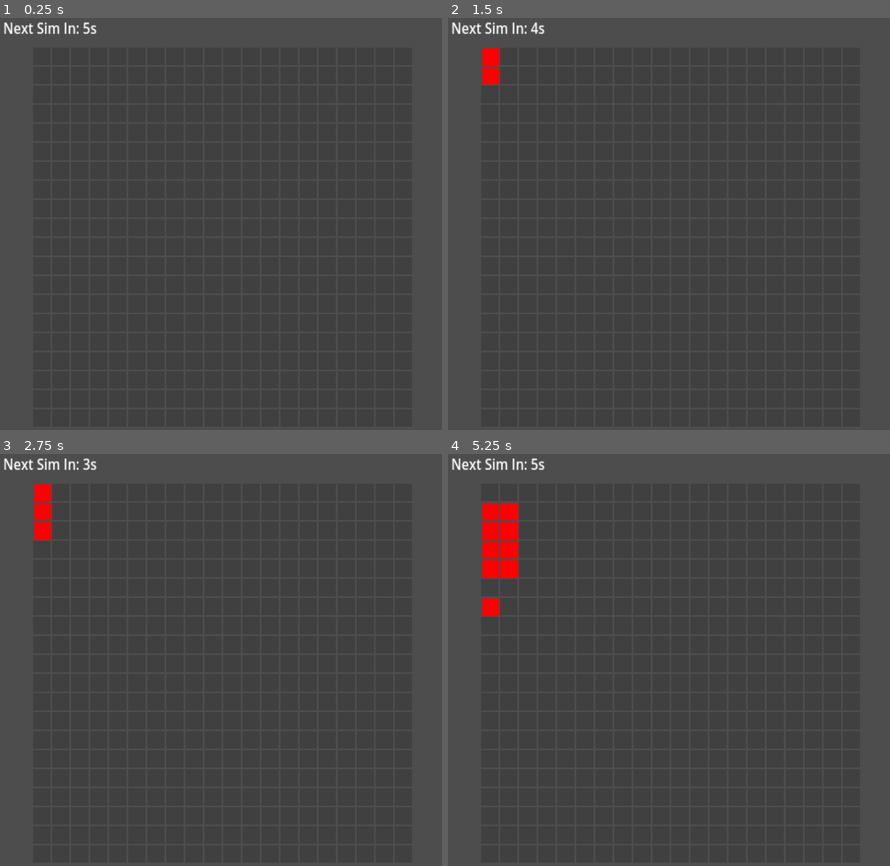
Above: before the commit, frames 1-4 (two rows, left to right).
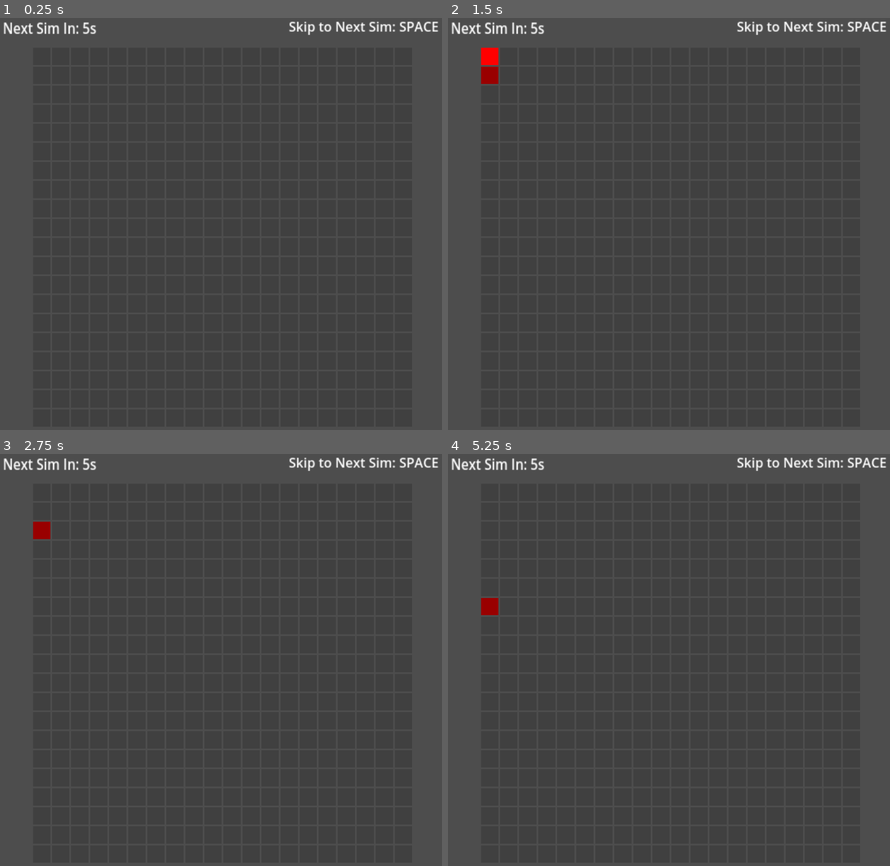
Above: after the commit, the same moments.

Repository: cyberneel/life-defense
Game: Godot game, scene res://scenes/game_scene.tscn
Two runs of this game, one before a commit and one after it. Both use one fixed random seed, a clock stepped at 60 frames per second and the inputs below.
Inputs (mouse positions are in pixels of both pictures, inside the frame that each line leads up to):
- Up to frame 1 (0.25 s): no input
- Up to frame 2 (1.5 s): tap Enter at 0.5 s; move the mouse to (487, 55) at 0.52 s; hold Space (next_sim_step, bound only after the commit) 0.53-1.28 s; click (487, 55) at 0.67 s; move the mouse to (487, 75) at 1.27 s; click (487, 75) at 1.35 s
- Up to frame 3 (2.75 s): tap Space (next_sim_step, bound only after the commit) at 1.55, 2 s; move the mouse to (39, 532) at 2.02 s; hold Space (next_sim_step, bound only after the commit) from 2.03 s (still down); click (39, 532) at 2.17 s
- Up to frame 4 (5.25 s): tap Enter at 2.75, 4.25 s; move the mouse to (487, 548) at 2.77 s; release Space (next_sim_step, bound only after the commit) at 2.78 s; tap Space (next_sim_step, bound only after the commit) at 2.85, 3.5, 3.8, 4.35, 5 s; click (487, 548) at 2.92 s; move the mouse to (487, 569) at 3.52 s; press the mouse at (487, 569) at 3.53 s; move the mouse to (487, 585) at 4.27 s; release the mouse at (487, 585) at 4.28 s; click (487, 585) at 4.42 s; move the mouse to (487, 606) at 5.02 s; hold Space (next_sim_step, bound only after the commit) from 5.03 s (still down); click (487, 606) at 5.17 s

The runs differ from the first frame. In frame 1, 0.6% of the frame differs, in the area x 0-100%, y 0-5%; in frame 2, 0.8%; in frame 3, 1.1%; in frame 4, 2.1%, in the area x 0-100%, y 0-40%.

Commit message:
Added hover shading to blocks and skip to next sim step feature

Diff:
--- a/project.godot
+++ b/project.godot
@@ -37,6 +37,11 @@
 "events": [Object(InputEventMouseButton,"resource_local_to_scene":false,"resource_name":"","device":-1,"window_id":0,"a …(253 unchanged characters)…
 ]
 }
+next_sim_step={
+"deadzone": 0.5,
+"events": [Object(InputEventKey,"resource_local_to_scene":false,"resource_name":"","device":0,"window_id":0,"alt_pressed":false,"shift_pressed":false,"ctrl_pressed":false,"meta_pressed":false,"pressed":false,"keycode":0,"physical_keycode":32,"key_label":0,"unicode":0,"location":0,"echo":false,"script":null)
+]
+}
 
 [rendering]
 
--- a/scenes/game_scene.tscn
+++ b/scenes/game_scene.tscn
@@ -20,18 +20,28 @@
 anchor_top = 0.5
 anchor_right = 0.5
 anchor_bottom = 0.5
-offset_left = 11.0
-offset_top = 8.00006
-offset_right = 269.0
-offset_bottom = 31.0001
+offset_left = 10.0
+offset_top = 8.0
+offset_right = 312.0
+offset_bottom = 31.0
 grow_horizontal = 2
 grow_vertical = 2
 scale = Vector2(2.36303, 2.72768)
-size_flags_horizontal = 4
-size_flags_vertical = 4
 
 [node name="Sim Step Timer Text" type="Label" parent="MarginContainer"]
 layout_mode = 2
 text = "Next Sim in: 5s"
 
+[node name="MarginContainer2" type="MarginContainer" parent="."]
+offset_left = 557.0
+offset_top = 8.0
+offset_right = 859.0
+offset_bottom = 31.0
+scale = Vector2(2.363, 2.363)
+
+[node name="Label" type="Label" parent="MarginContainer2"]
+layout_mode = 2
+text = "Skip to Next Sim: SPACE"
+horizontal_alignment = 2
+
 [connection signal="timeout" from="Grid Spawner/Simulate Next Step" to="Grid Spawner" method="_on_simulate_next_step"]
--- a/scenes/presets/grid_block.tscn
+++ b/scenes/presets/grid_block.tscn
@@ -17,3 +17,5 @@
 shape = SubResource("RectangleShape2D_xnes3")
 
 [connection signal="input_event" from="Area2D" to="Area2D" method="_on_input_event"]
+[connection signal="mouse_entered" from="Area2D" to="Area2D" method="_on_mouse_entered"]
+[connection signal="mouse_exited" from="Area2D" to="Area2D" method="_on_mouse_exited"]
--- a/scripts/grid_block.gd
+++ b/scripts/grid_block.gd
@@ -3,11 +3,14 @@
 @export_category("Grid Block")
 @export var alive_color: Color = Color(1, 0, 0)
 @export var dead_color: Color = Color(.25, .25, .25)
+@export var hover_color: Color = Color(.5, .5, .5)
 
 signal block_state_toggled(num: int, state: bool)
 
 var is_alive: bool = false
 var parentSprite: Sprite2D
+
+var mouse_hover: bool = false
 
 # Called when the node enters the scene tree for the first time.
 func _ready() -> void:
@@ -31,5 +34,13 @@
 	emit_signal("block_state_toggled", parentSprite.name.to_int(), is_alive)
 
 func update_state() -> void:
-	var status_color: Color = alive_color if is_alive else dead_color
+	var status_color: Color = alive_color if is_alive else (hover_color if mouse_hover else dead_color)
 	parentSprite.self_modulate = status_color
+	if is_alive and mouse_hover:
+		parentSprite.self_modulate = parentSprite.self_modulate.darkened(.4)
+
+func _on_mouse_entered() -> void:
+	mouse_hover = true
+
+func _on_mouse_exited() -> void:
+	mouse_hover = false
--- a/scripts/grid_spawner.gd
+++ b/scripts/grid_spawner.gd
@@ -40,6 +40,14 @@
 	get_node("../")
 	pass
 
+# Process input
+func _input(event: InputEvent) -> void:
+	if event.is_action_pressed("next_sim_step"):
+		$"Simulate Next Step".stop()
+		$"Simulate Next Step".emit_signal("timeout")
+		$"Simulate Next Step".start()
+		print("Skipped to next step")
+	pass
 
 # Called every frame. 'delta' is the elapsed time since the previous frame.
 func _process(delta: float) -> void:
